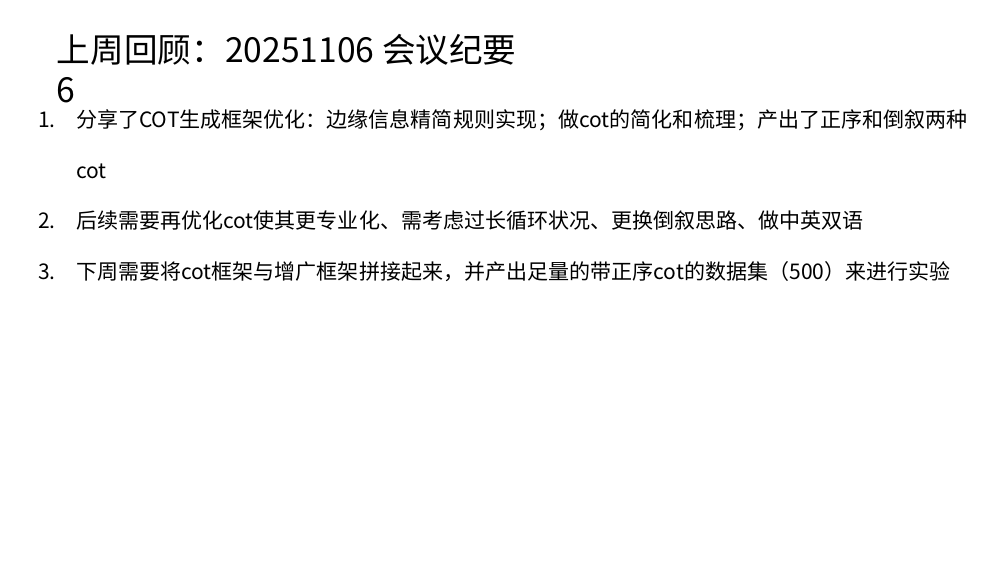
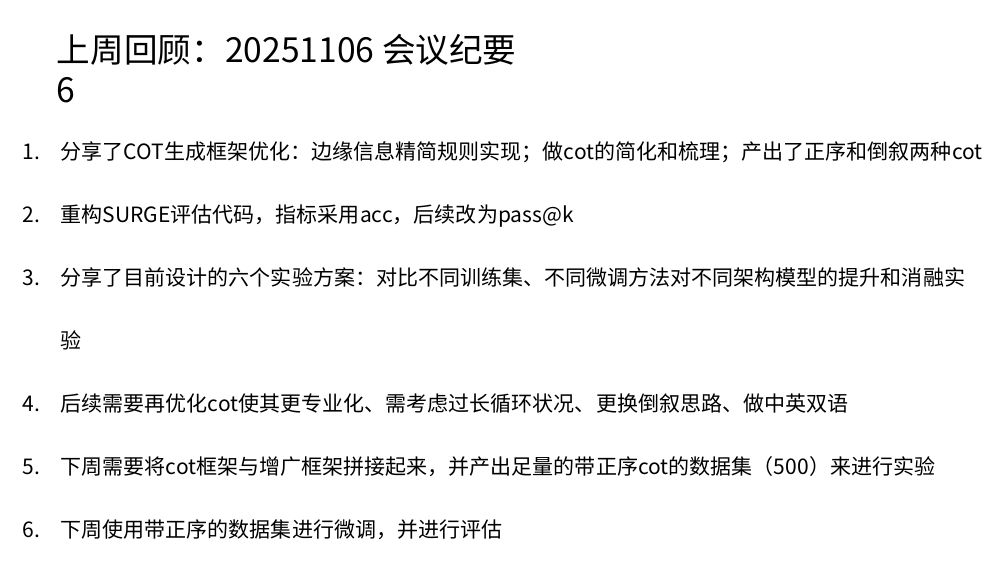
Before and after one commit to caoye04/TreecEva, a slide deck: slide 1 of 组会记录/组会1113.pptx. Drawn at 1008x567 pixels with LibreOffice and Linux fonts; fonts in the diff are those of the drawing. Boxes give left, top, right and bottom in pixels: in the first picture for what was removed or moved away, otherwise in the second. Text is boxed around its words. In the diff, an @@ line names an element or a change of style, - is before the commit and + after.

```diff
--- a/组会记录/组会1113.pptx
+++ b/组会记录/组会1113.pptx
@@ text "分享了COT生成框架优化：边缘信息精简规则实现；做cot的简化和梳理；产出了正序和倒叙两种cot": place and size @@
-text "分享了COT生成框架优化：边缘信息精简规则实现；做cot的简化和梳理；产出了正序和倒叙两种cot" at [76,109,967,281]
+text "分享了COT生成框架优化：边缘信息精简规则实现；做cot的简化和梳理；产出了正序和倒叙两种cot" at [61,141,983,539]
@@ text at [61,141,983,476]: line spacing 2 to 2.5 @@
@@ text at [61,204,965,350]: paragraphs added @@
+2. 重构SURGE评估代码，指标采用acc，后续改为pass@k
+3. 分享了目前设计的六个实验方案：对比不同训练集、不同微调方法对不同架构模型的提升和消融实验
@@ text at [61,519,503,539]: paragraph added @@
+6. 下周使用带正序的数据集进行微调，并进行评估
```
Also in this commit, not shown: 1 other slide changed, 15 slides added, 17 slides removed, 20 other files.
